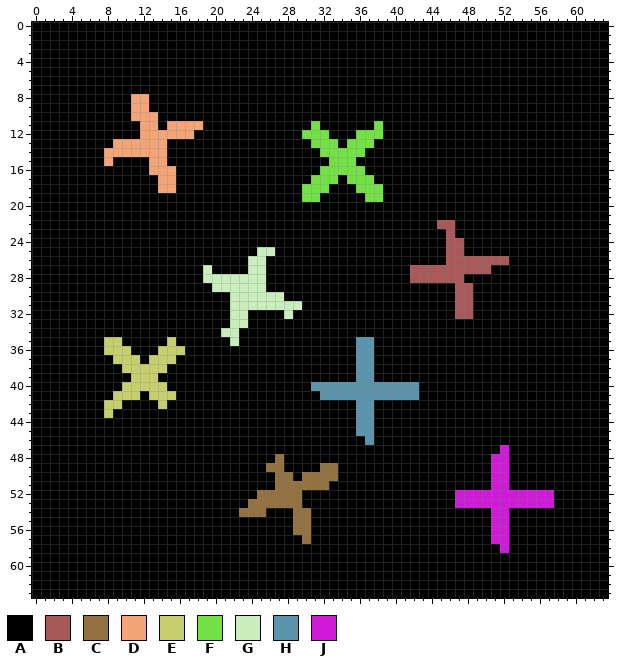
Two states of a pixel-art sprite, garibaldi/opencv-rust/components.png. The picture above was drawn from the file before the commit.
The file is 64x64 pixels.
Palette (. is transparent): A #000000  B #a9595a  C #937240  D #f3a577  E #c6ce6e  F #73e146  G #c9edbd  H #5b95ab  J #cf1bd7
Pixels before, first column x 0:
 0 AAAAAAAAAAAAAAAAAAAAAAAAAAAAAAAAAAAAAAAAAAAAAAAAAAAAAAAAAAAAAAAA
 1 AAAAAAAAAAAAAAAAAAAAAAAAAAAAAAAAAAAAAAAAAAAAAAAAAAAAAAAAAAAAAAAA
 2 AAAAAAAAAAAAAAAAAAAAAAAAAAAAAAAAAAAAAAAAAAAAAAAAAAAAAAAAAAAAAAAA
 3 AAAAAAAAAAAAAAAAAAAAAAAAAAAAAAAAAAAAAAAAAAAAAAAAAAAAAAAAAAAAAAAA
 4 AAAAAAAAAAAAAAAAAAAAAAAAAAAAAAAAAAAAAAAAAAAAAAAAAAAAAAAAAAAAAAAA
 5 AAAAAAAAAAAAAAAAAAAAAAAAAAAAAAAAAAAAAAAAAAAAAAAAAAAAAAAAAAAAAAAA
 6 AAAAAAAAAAAAAAAAAAAAAAAAAAAAAAAAAAAAAAAAAAAAAAAAAAAAAAAAAAAAAAAA
 7 AAAAAAAAAAAAAAAAAAAAAAAAAAAAAAAAAAAAAAAAAAAAAAAAAAAAAAAAAAAAAAAA
 8 AAAAAAAAAAADDAAAAAAAAAAAAAAAAAAAAAAAAAAAAAAAAAAAAAAAAAAAAAAAAAAA
 9 AAAAAAAAAAADDAAAAAAAAAAAAAAAAAAAAAAAAAAAAAAAAAAAAAAAAAAAAAAAAAAA
10 AAAAAAAAAAADDDAAAAAAAAAAAAAAAAAAAAAAAAAAAAAAAAAAAAAAAAAAAAAAAAAA
11 AAAAAAAAAAAADDADDDDAAAAAAAAAAAAFAAAAAAFAAAAAAAAAAAAAAAAAAAAAAAAA
12 AAAAAAAAAAAADDDDDDAAAAAAAAAAAAFFFAAAFFFAAAAAAAAAAAAAAAAAAAAAAAAA
13 AAAAAAAAADDDDDDAAAAAAAAAAAAAAAAFFFAFFFAAAAAAAAAAAAAAAAAAAAAAAAAA
14 AAAAAAAADDDDDDDAAAAAAAAAAAAAAAAAFFFFFAAAAAAAAAAAAAAAAAAAAAAAAAAA
15 AAAAAAAADAAAADDAAAAAAAAAAAAAAAAAAFFFAAAAAAAAAAAAAAAAAAAAAAAAAAAA
16 AAAAAAAAAAAAADDDAAAAAAAAAAAAAAAAFFFFFAAAAAAAAAAAAAAAAAAAAAAAAAAA
17 AAAAAAAAAAAAAADDAAAAAAAAAAAAAAAFFFAFFFAAAAAAAAAAAAAAAAAAAAAAAAAA
18 AAAAAAAAAAAAAADDAAAAAAAAAAAAAAFFFAAAFFFAAAAAAAAAAAAAAAAAAAAAAAAA
19 AAAAAAAAAAAAAAAAAAAAAAAAAAAAAAFFAAAAAFFAAAAAAAAAAAAAAAAAAAAAAAAA
20 AAAAAAAAAAAAAAAAAAAAAAAAAAAAAAAAAAAAAAAAAAAAAAAAAAAAAAAAAAAAAAAA
21 AAAAAAAAAAAAAAAAAAAAAAAAAAAAAAAAAAAAAAAAAAAAAAAAAAAAAAAAAAAAAAAA
22 AAAAAAAAAAAAAAAAAAAAAAAAAAAAAAAAAAAAAAAAAAAAABBAAAAAAAAAAAAAAAAA
23 AAAAAAAAAAAAAAAAAAAAAAAAAAAAAAAAAAAAAAAAAAAAAABAAAAAAAAAAAAAAAAA
24 AAAAAAAAAAAAAAAAAAAAAAAAAAAAAAAAAAAAAAAAAAAAAABBAAAAAAAAAAAAAAAA
25 AAAAAAAAAAAAAAAAAAAAAAAAAGGAAAAAAAAAAAAAAAAAAABBAAAAAAAAAAAAAAAA
26 AAAAAAAAAAAAAAAAAAAAAAAAGGAAAAAAAAAAAAAAAAAAAABBBBBBBAAAAAAAAAAA
27 AAAAAAAAAAAAAAAAAAAGAAAAGGAAAAAAAAAAAAAAAABBBBBBBBBAAAAAAAAAAAAA
28 AAAAAAAAAAAAAAAAAAAGGGGGGGAAAAAAAAAAAAAAAABBBBBBAAAAAAAAAAAAAAAA
29 AAAAAAAAAAAAAAAAAAAAGGGGGGAAAAAAAAAAAAAAAAAAAAABBAAAAAAAAAAAAAAA
30 AAAAAAAAAAAAAAAAAAAAAAGGGGGGAAAAAAAAAAAAAAAAAAABBAAAAAAAAAAAAAAA
31 AAAAAAAAAAAAAAAAAAAAAAGGGGGGGGAAAAAAAAAAAAAAAAABBAAAAAAAAAAAAAAA
32 AAAAAAAAAAAAAAAAAAAAAAGGAAAAGAAAAAAAAAAAAAAAAAABBAAAAAAAAAAAAAAA
33 AAAAAAAAAAAAAAAAAAAAAAGGAAAAAAAAAAAAAAAAAAAAAAAAAAAAAAAAAAAAAAAA
34 AAAAAAAAAAAAAAAAAAAAAGGAAAAAAAAAAAAAAAAAAAAAAAAAAAAAAAAAAAAAAAAA
35 AAAAAAAAEEAAAAAEAAAAAAGAAAAAAAAAAAAAHHAAAAAAAAAAAAAAAAAAAAAAAAAA
36 AAAAAAAAEEEAAAEEEAAAAAAAAAAAAAAAAAAAHHAAAAAAAAAAAAAAAAAAAAAAAAAA
37 AAAAAAAAAEEEAEEEAAAAAAAAAAAAAAAAAAAAHHAAAAAAAAAAAAAAAAAAAAAAAAAA
38 AAAAAAAAAAEEEEEAAAAAAAAAAAAAAAAAAAAAHHAAAAAAAAAAAAAAAAAAAAAAAAAA
39 AAAAAAAAAAAEEEAAAAAAAAAAAAAAAAAAAAAAHHAAAAAAAAAAAAAAAAAAAAAAAAAA
40 AAAAAAAAAAEEEEEAAAAAAAAAAAAAAAAHHHHHHHHHHHHAAAAAAAAAAAAAAAAAAAAA
41 AAAAAAAAAEEEAEEEAAAAAAAAAAAAAAAAHHHHHHHHHHHAAAAAAAAAAAAAAAAAAAAA
42 AAAAAAAAEEAAAAEAAAAAAAAAAAAAAAAAAAAAHHAAAAAAAAAAAAAAAAAAAAAAAAAA
43 AAAAAAAAEAAAAAAAAAAAAAAAAAAAAAAAAAAAHHAAAAAAAAAAAAAAAAAAAAAAAAAA
44 AAAAAAAAAAAAAAAAAAAAAAAAAAAAAAAAAAAAHHAAAAAAAAAAAAAAAAAAAAAAAAAA
45 AAAAAAAAAAAAAAAAAAAAAAAAAAAAAAAAAAAAHHAAAAAAAAAAAAAAAAAAAAAAAAAA
46 AAAAAAAAAAAAAAAAAAAAAAAAAAAAAAAAAAAAAHAAAAAAAAAAAAAAAAAAAAAAAAAA
47 AAAAAAAAAAAAAAAAAAAAAAAAAAAAAAAAAAAAAAAAAAAAAAAAAAAAJAAAAAAAAAAA
48 AAAAAAAAAAAAAAAAAAAAAAAAAAACAAAAAAAAAAAAAAAAAAAAAAAJJAAAAAAAAAAA
49 AAAAAAAAAAAAAAAAAAAAAAAAAACCAAAACCAAAAAAAAAAAAAAAAAJJAAAAAAAAAAA
50 AAAAAAAAAAAAAAAAAAAAAAAAAAACCACCCCAAAAAAAAAAAAAAAAAJJAAAAAAAAAAA
51 AAAAAAAAAAAAAAAAAAAAAAAAAAACCCCCCAAAAAAAAAAAAAAAAAAJJAAAAAAAAAAA
52 AAAAAAAAAAAAAAAAAAAAAAAAACCCCCAAAAAAAAAAAAAAAAAJJJJJJJJJJJAAAAAA
53 AAAAAAAAAAAAAAAAAAAAAAAACCCCCCAAAAAAAAAAAAAAAAAJJJJJJJJJJJAAAAAA
54 AAAAAAAAAAAAAAAAAAAAAAACCCAAACCAAAAAAAAAAAAAAAAAAAAJJAAAAAAAAAAA
55 AAAAAAAAAAAAAAAAAAAAAAAAAAAAACCAAAAAAAAAAAAAAAAAAAAJJAAAAAAAAAAA
56 AAAAAAAAAAAAAAAAAAAAAAAAAAAAACCAAAAAAAAAAAAAAAAAAAAJJAAAAAAAAAAA
57 AAAAAAAAAAAAAAAAAAAAAAAAAAAAAACAAAAAAAAAAAAAAAAAAAAJJAAAAAAAAAAA
58 AAAAAAAAAAAAAAAAAAAAAAAAAAAAAAAAAAAAAAAAAAAAAAAAAAAAJAAAAAAAAAAA
59 AAAAAAAAAAAAAAAAAAAAAAAAAAAAAAAAAAAAAAAAAAAAAAAAAAAAAAAAAAAAAAAA
60 AAAAAAAAAAAAAAAAAAAAAAAAAAAAAAAAAAAAAAAAAAAAAAAAAAAAAAAAAAAAAAAA
61 AAAAAAAAAAAAAAAAAAAAAAAAAAAAAAAAAAAAAAAAAAAAAAAAAAAAAAAAAAAAAAAA
62 AAAAAAAAAAAAAAAAAAAAAAAAAAAAAAAAAAAAAAAAAAAAAAAAAAAAAAAAAAAAAAAA
63 AAAAAAAAAAAAAAAAAAAAAAAAAAAAAAAAAAAAAAAAAAAAAAAAAAAAAAAAAAAAAAAA
Once edited:
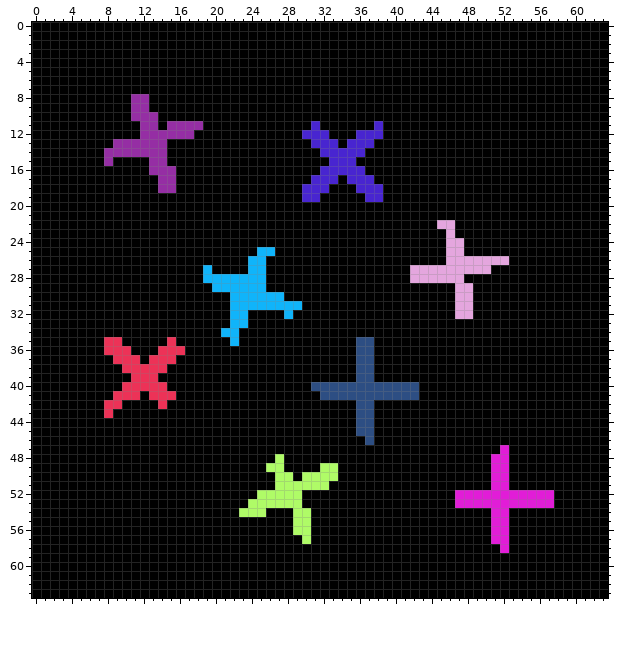
Message: extract label_components
What changed:
colour B: #a9595a -> #e4a6de
colour C: #937240 -> #affb67
colour D: #f3a577 -> #952ea4
colour E: #c6ce6e -> #ec3257
colour F: #73e146 -> #4825d0
colour G: #c9edbd -> #10b4fa
colour H: #5b95ab -> #2d4e83
colour J: #cf1bd7 -> #e11dd7
Pixel boxes of the changes (left, top, right, bottom) in both pictures:
changed: (104, 94, 203, 193)
changed: (302, 121, 383, 202)
changed: (203, 220, 554, 553)
changed: (104, 337, 185, 418)
